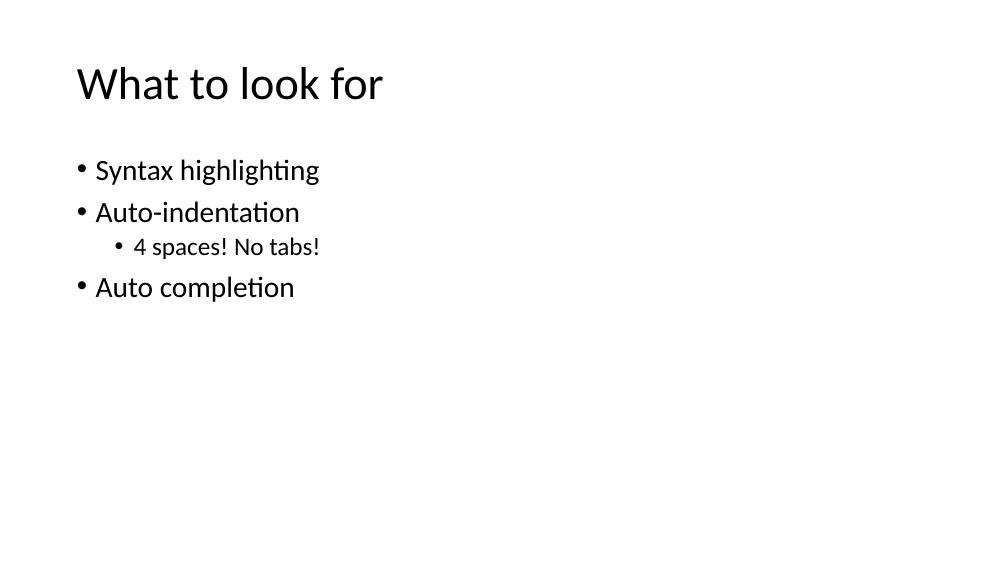
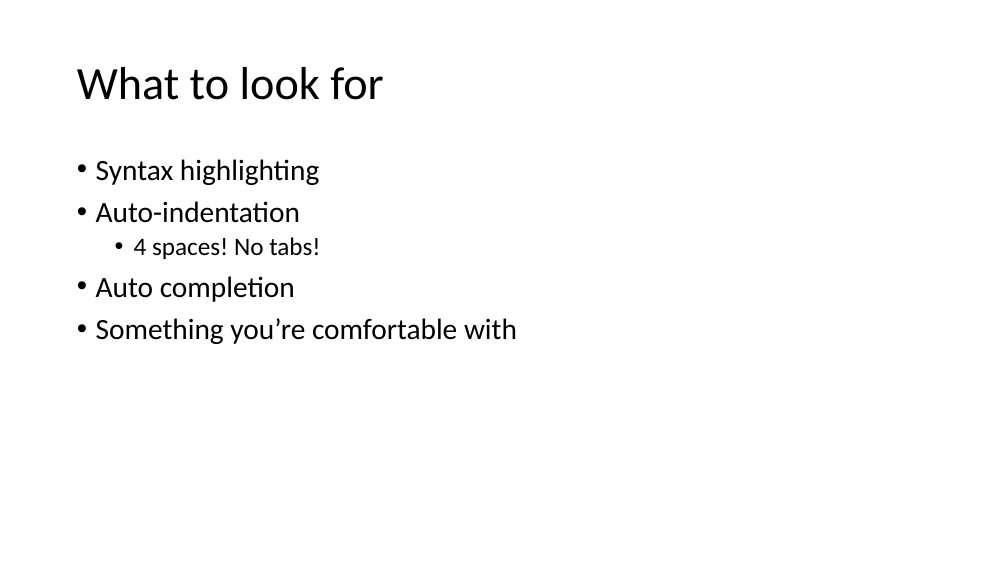
Before and after one commit to LimnoTech/Python-Data-Analysis-Course, a slide deck: slide 29 of Day1/IntroToPython/IntroToPython.pptx (slide 28 before the commit). Drawn at 1008x567 pixels with LibreOffice and Linux fonts; fonts in the diff are those of the drawing. Boxes give left, top, right and bottom in pixels: in the first picture for what was removed or moved away, otherwise in the second. Text is boxed around its words. In the diff, an @@ line names an element or a change of style, - is before the commit and + after.

```diff
--- a/Day1/IntroToPython/IntroToPython.pptx
+++ b/Day1/IntroToPython/IntroToPython.pptx
@@ text at <box>96,318,517,344</box>: paragraph added @@
+• Something you’re comfortable with
```
Also in this commit, not shown: 8 other slides changed, 1 slide added, 2 other files.
